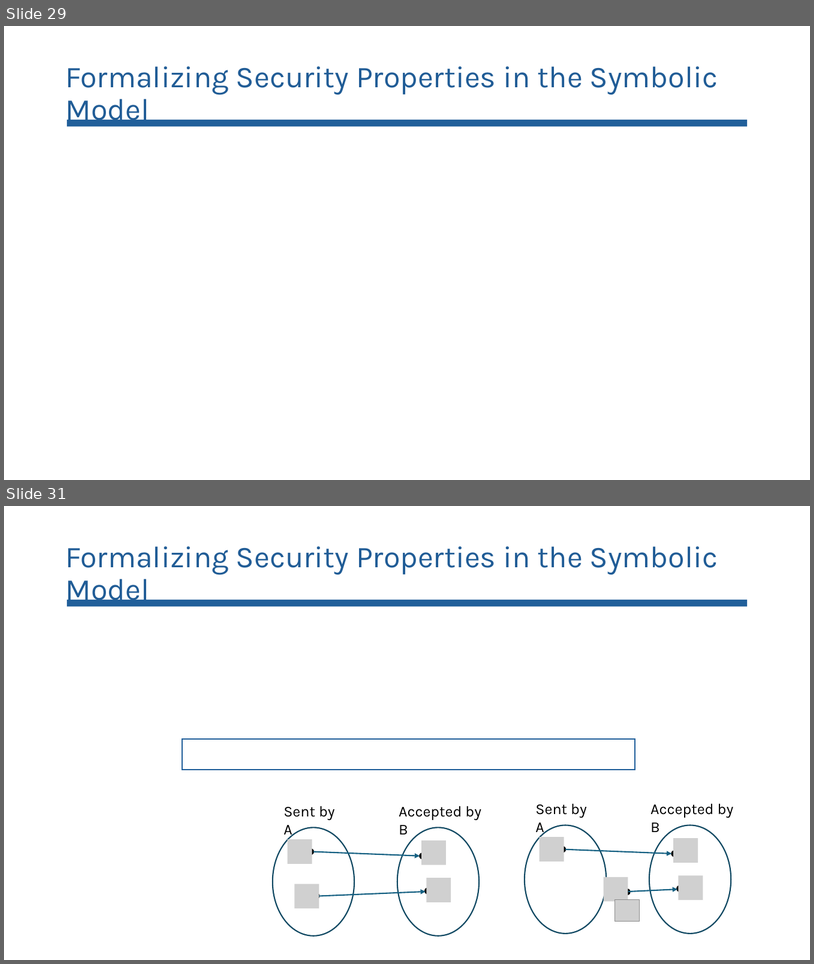
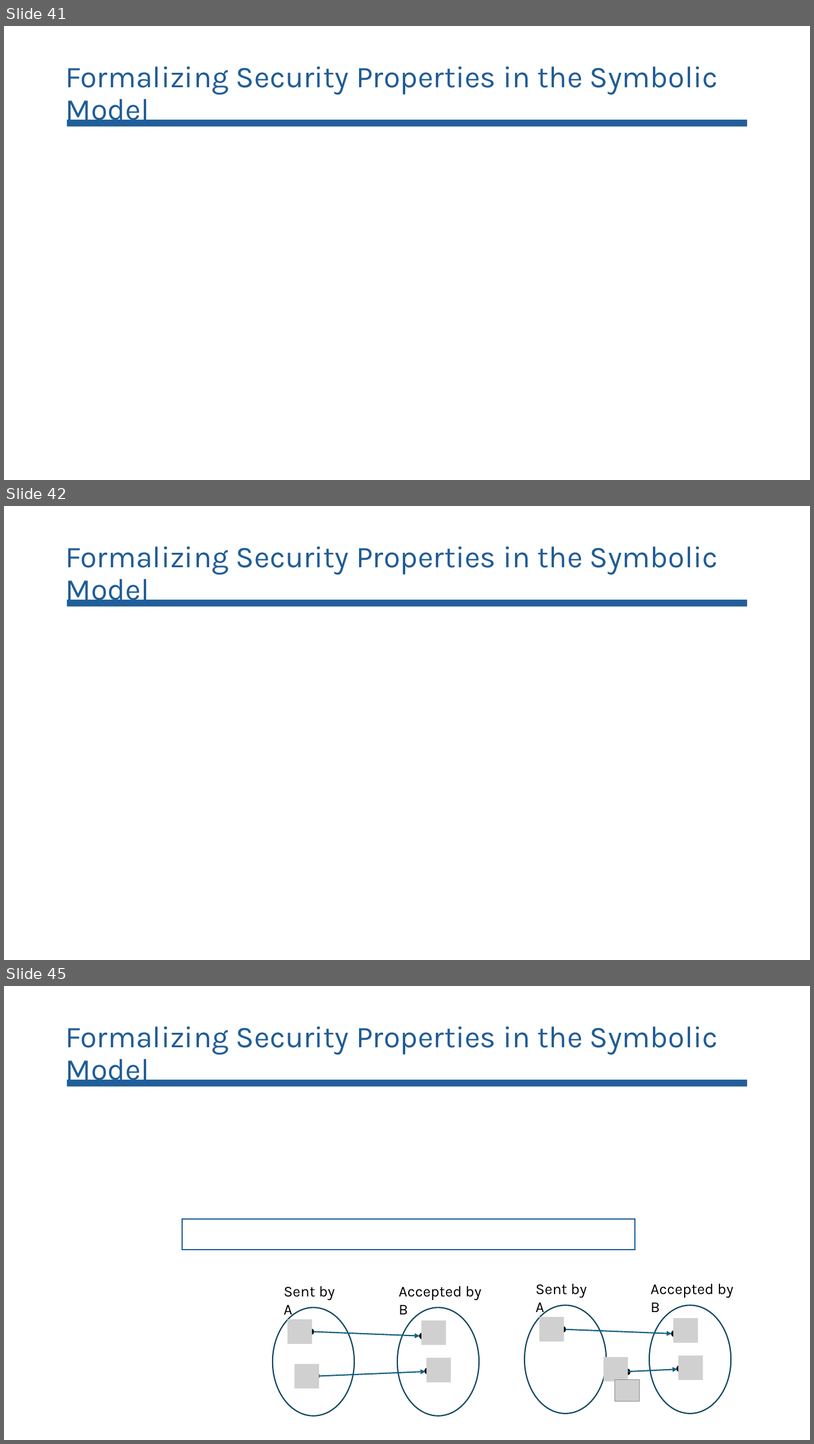
Before and after one commit to lorchrob/comprehensive_exam, a slide deck: Comp slides.pptx. Shown one above the other, each under a label of ours: slides 29 and 31 before the commit, slides 41, 42 and 45 after it; the slides between them are not shown. The pictures are 814x964 and 814x1444 pixels, drawn with LibreOffice and Linux fonts; fonts in the diff are those of the drawing; grey boxes stand for pictures. Boxes give left, top, right and bottom in pixels: in the first picture for what was removed or moved away, otherwise in the second. Text is boxed around its words. In the diff, an @@ line names an element or a change of style, - is before the commit and + after.

```diff
--- a/Comp slides.pptx
+++ b/Comp slides.pptx
@@ slide 42 added at (4,506,810,960), background #FFFFFF @@
@@ title added at (65,546,718,607), 36 pt, text #205C96 @@
+Formalizing Security Properties in the Symbolic Model
@@ rectangle added at (67,600,747,606), fill #215F9A @@
@@ what was slide 29 is now slide 41 @@
@@ what was slide 31 is now slide 45 @@
```
Also in this commit, not shown: 11 slides changed, 18 other slides added, 1 slide removed, 2 other files.
